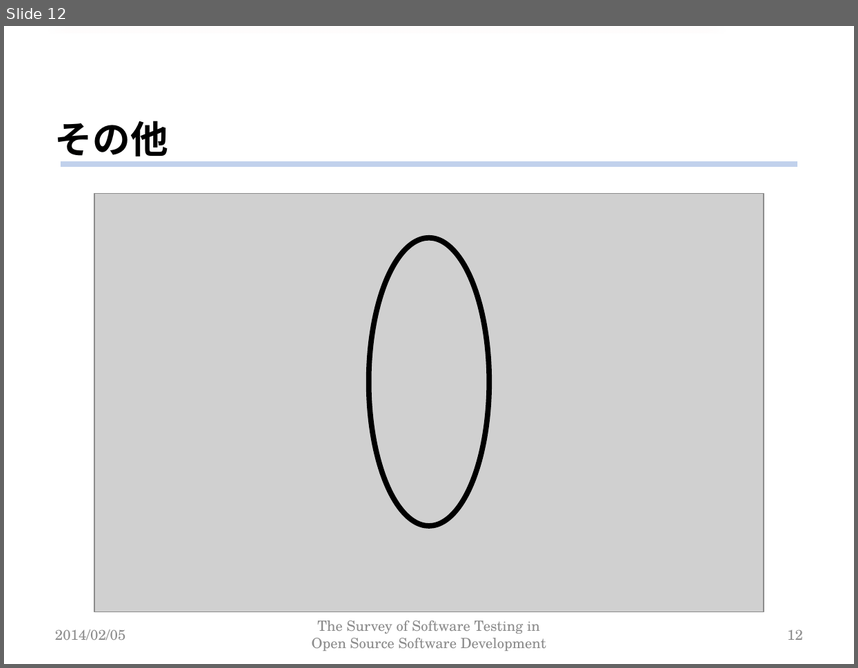
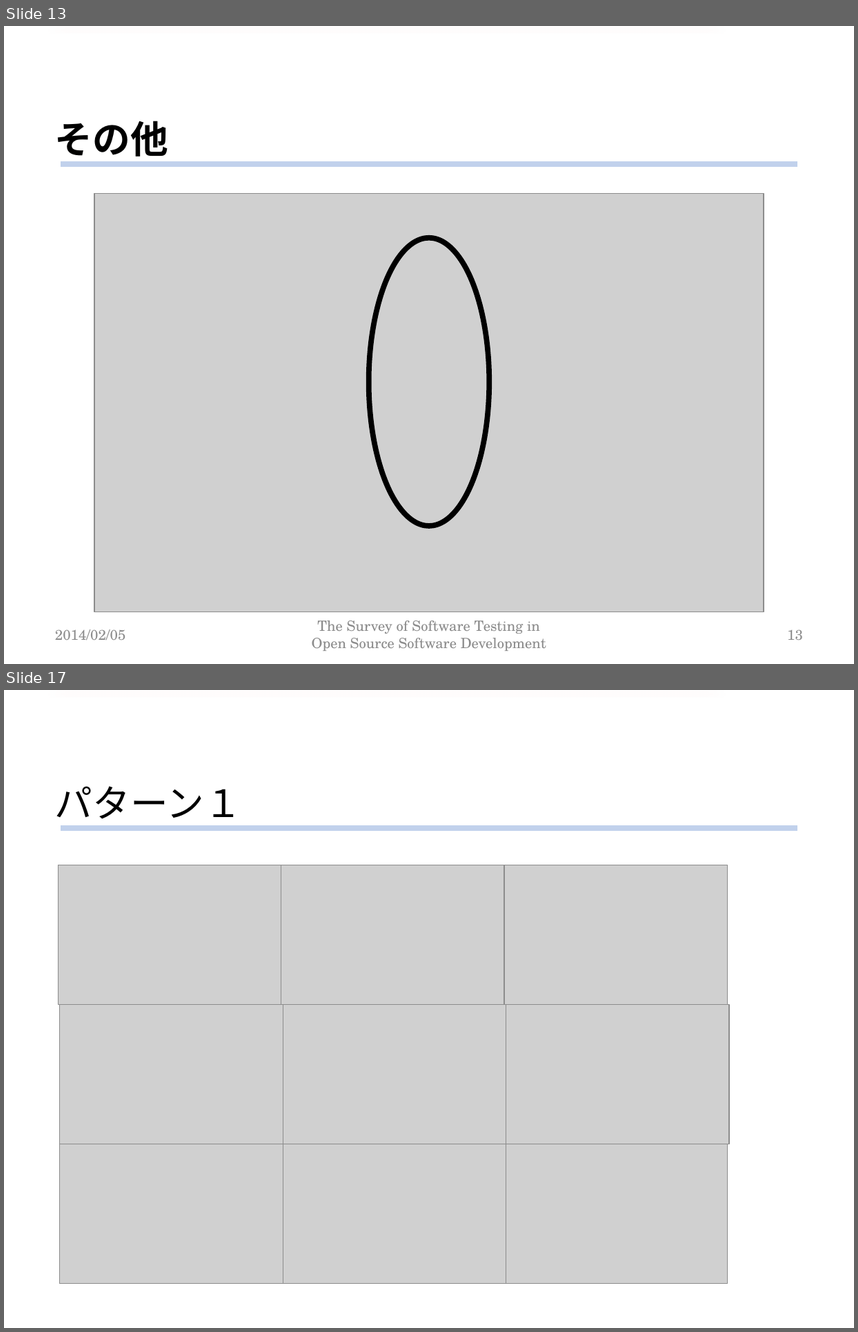
Before and after one commit to keimatsui/kadai, a slide deck: 卒業論文/2012/清水竜吾/卒業論文発表資料.pptx. Shown one above the other, each under a label of ours: slide 12 before the commit, slides 13 and 17 after it; the slides between them are not shown. The pictures are 858x668 and 858x1332 pixels, drawn with LibreOffice and Linux fonts; fonts in the diff are those of the drawing; grey boxes stand for pictures; background and template pictures are left out. Boxes give left, top, right and bottom in pixels: in the first picture for what was removed or moved away, otherwise in the second. Text is boxed around its words. In the diff, an @@ line names an element or a change of style, - is before the commit and + after.

```diff
--- a/卒業論文/2012/清水竜吾/卒業論文発表資料.pptx
+++ b/卒業論文/2012/清水竜吾/卒業論文発表資料.pptx
@@ slide 17 added at (4,690,854,1328), background #FFFFFF @@
@@ text added at (55,786,242,827), 32 pt, text #000000 @@
+パターン１
@@ line added from (61, 828) to (797, 828), #C2D1ED 5 pt @@
@@ picture added at (59,865,281,1005) @@
@@ picture added at (281,865,504,1005) @@
@@ picture added at (505,865,727,1005) @@
@@ picture added at (60,1005,283,1144) @@
@@ picture added at (283,1005,506,1144) @@
@@ picture added at (506,1005,729,1144) @@
@@ picture added at (60,1144,283,1283) @@
@@ picture added at (283,1144,506,1283) @@
@@ picture added at (505,1144,727,1283) @@
@@ what was slide 12 is now slide 13 @@
@@ page number at (787,629,803,639): text changed @@
-12
+13
```
Also in this commit, not shown: 1 slide changed, 7 other slides added, 3 other files.
